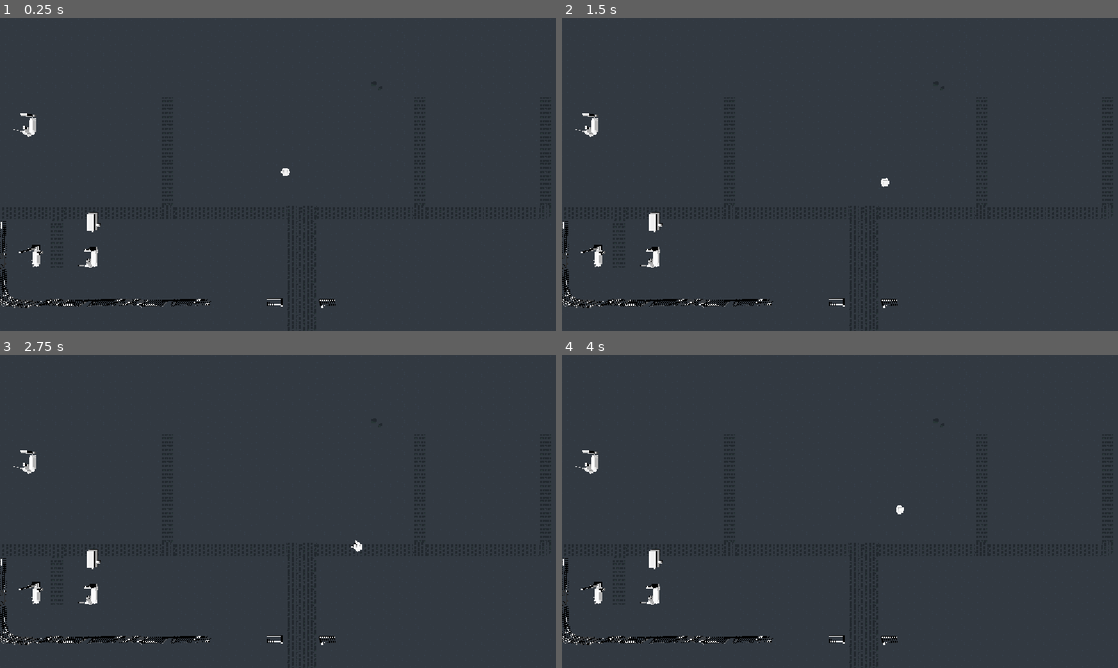
Above: before the commit, frames 1-4 (two rows, left to right).
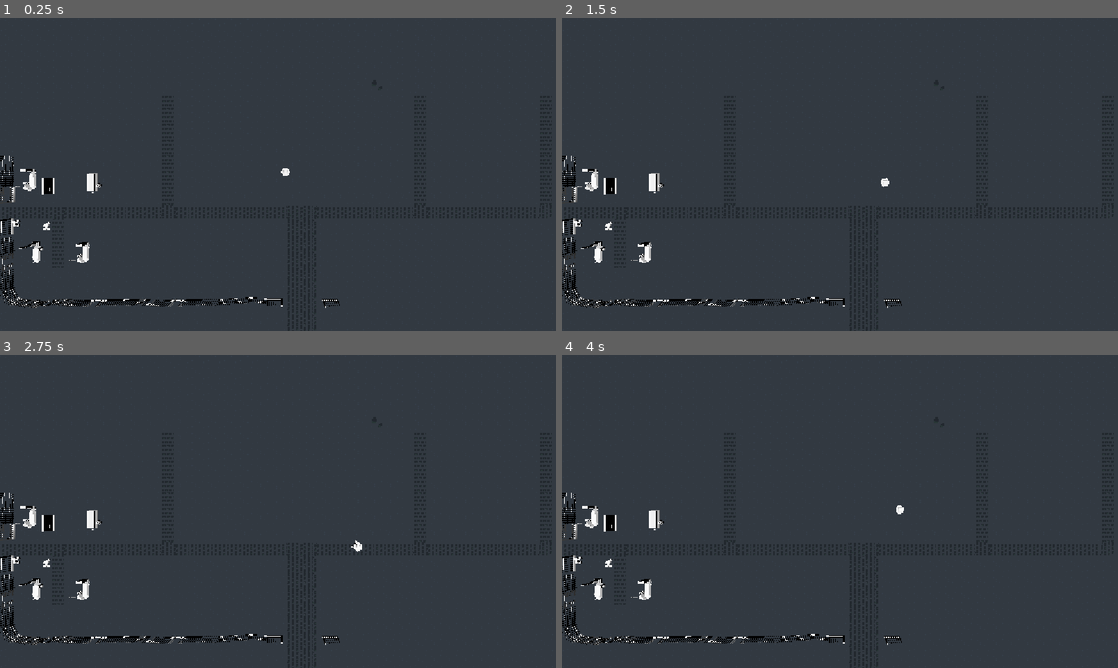
Above: after the commit, the same moments.

Repository: Hammster/GameJam-Oct-2026
Game: Godot game, scene res://Game.tscn
The game is run twice, just before and just after one commit, with the same random seed, the same clock (stepped at 60 frames per second) and the same inputs.
Inputs:
- Up to frame 1 (0.25 s): no input
- Up to frame 2 (1.5 s): tap Enter at 0.5 s; hold D (move_right) 0.53-1.28 s; hold S (move_back) from 1.28 s (still down)
- Up to frame 3 (2.75 s): tap Space at 2 s; release S (move_back) at 2.03 s; hold D (move_right) from 2.03 s (still down)
- Up to frame 4 (4 s): release D (move_right) at 2.78 s; hold W (move_forward) 2.78-3.53 s; hold A (move_left) from 3.53 s (still down)

The runs differ from the first frame. In frame 1, 2.1% of the frame differs, in the area x 0-62%, y 30-93%; in frame 2, 2.1%; in frame 3, 2.1%; in frame 4, 2.1%.

Commit message:
WIP: graveyard scene

Diff:
--- a/Graveyard.tscn
+++ b/Graveyard.tscn
@@ -8,77 +8,118 @@
 [ext_resource type="PackedScene" uid="uid://dlqi0dviy3xwv" path="res://Grave_1.tscn" id="6_cjae6"]
 [ext_resource type="PackedScene" uid="uid://bn8rugd06m8ty" path="res://Grave_3.tscn" id="7_ytjh1"]
 [ext_resource type="PackedScene" uid="uid://d0jut4gwmdv82" path="res://Grave_4.tscn" id="8_nndg0"]
+[ext_resource type="PackedScene" uid="uid://c3tsqqhkbpe3x" path="res://Crypt.tscn" id="9_ytjh1"]
+[ext_resource type="PackedScene" uid="uid://b41jyplfk65uj" path="res://Grave_5.tscn" id="10_8ieq5"]
+[ext_resource type="PackedScene" uid="uid://yfmlkwsw0s0o" path="res://Assets/debris-wood.fbx" id="11_os2k2"]
+[ext_resource type="PackedScene" uid="uid://b41mqxpxq3huw" path="res://Assets/debris.fbx" id="12_6i5qi"]
+[ext_resource type="PackedScene" uid="uid://b6egyddr7lfyn" path="res://Assets/brick-wall.fbx" id="13_n5ojv"]
 
 [node name="Graveyard" type="Node3D" unique_id=1040692397]
 
 [node name="AuxScene" parent="." unique_id=1932068332 instance=ExtResource("1_b58pn")]
-transform = Transform3D(1, 0, 0, 0, 1, 0, 0, 0, 1, 0.10541296, 0, -0.004836321)
+transform = Transform3D(1, 0, 0, 0, 1, 0, 0, 0, 1, 0.122154236, -0.002711773, -0.012003183)
 
 [node name="iron-fence-curve" parent="AuxScene" unique_id=11159713 instance=ExtResource("4_nung2")]
-transform = Transform3D(0.026683815, 0, 0.9996439, 0, 1, 0, -0.9996439, 0, 0.026683815, -17.28681, 9.536743e-07, 7.5630245)
+transform = Transform3D(0.026683815, 0, 0.9996439, 0, 1, 0, -0.9996439, 0, 0.026683815, -16.824112, 9.536743e-07, 7.5630245)
 
 [node name="iron-fence" parent="AuxScene" unique_id=550066610 instance=ExtResource("5_t00lh")]
-transform = Transform3D(0.9961442, 0, -0.08773118, 0, 1, 0, 0.08773118, 0, 0.9961442, -16.301207, 0, 8.519047)
+transform = Transform3D(0.9961442, 0, -0.08773118, 0, 1, 0, 0.08773118, 0, 0.9961442, -15.83851, 0, 8.519047)
 
 [node name="iron-fence-damaged" parent="AuxScene" unique_id=1775029574 instance=ExtResource("6_8ieq5")]
-transform = Transform3D(0.99301714, 0, 0.11797087, 0, 1, 0, -0.11797087, 0, 0.99301714, -15.224886, 0, 8.507126)
+transform = Transform3D(0.99301714, 0, 0.11797087, 0, 1, 0, -0.11797087, 0, 0.99301714, -14.762187, 0, 8.507126)
 
 [node name="iron-fence-damaged3" parent="AuxScene" unique_id=1192912414 instance=ExtResource("6_8ieq5")]
-transform = Transform3D(0.04127577, 0, 0.9991478, 0, 1, 0, -0.9991478, 0, 0.04127577, -17.28591, 9.536743e-07, 5.5220766)
+transform = Transform3D(0.04127577, 0, 0.9991478, 0, 1, 0, -0.9991478, 0, 0.04127577, -16.823212, 9.536743e-07, 5.5220766)
 
 [node name="iron-fence2" parent="AuxScene" unique_id=1838358865 instance=ExtResource("5_t00lh")]
-transform = Transform3D(0.995925, 0, -0.09018545, 0, 1, 0, 0.09018545, 0, 0.995925, -14.29361, -0.0837574, 8.460426)
+transform = Transform3D(0.995925, 0, -0.09018545, 0, 1, 0, 0.09018545, 0, 0.995925, -13.830911, -0.0837574, 8.460426)
 
 [node name="iron-fence4" parent="AuxScene" unique_id=1331057546 instance=ExtResource("5_t00lh")]
-transform = Transform3D(0.9998026, 0, 0.019869246, 0, 1, 0, -0.019869246, 0, 0.9998026, -13.246981, 0, 8.495374)
+transform = Transform3D(0.9998026, 0, 0.019869246, 0, 1, 0, -0.019869246, 0, 0.9998026, -12.784282, 0, 8.495374)
 
 [node name="iron-fence-damaged2" parent="AuxScene" unique_id=1516953464 instance=ExtResource("6_8ieq5")]
-transform = Transform3D(1, 0, 0, 0, 1, 0, 0, 0, 1, -12.232439, 0, 8.473812)
+transform = Transform3D(1, 0, 0, 0, 1, 0, 0, 0, 1, -11.76974, 0, 8.473812)
 
 [node name="iron-fence5" parent="AuxScene" unique_id=1711767608 instance=ExtResource("5_t00lh")]
-transform = Transform3D(1, 0, 0, 0, 1, 0, 0, 0, 1, -11.239384, -0.0837574, 8.460426)
+transform = Transform3D(1, 0, 0, 0, 1, 0, 0, 0, 1, -10.776685, -0.0837574, 8.460426)
 
 [node name="iron-fence6" parent="AuxScene" unique_id=1450163813 instance=ExtResource("5_t00lh")]
-transform = Transform3D(0.9976649, 0, -0.0682986, 0, 1, 0, 0.0682986, 0, 0.9976649, -10.212688, -0.0837574, 8.460426)
+transform = Transform3D(0.99996495, 0, -0.008371398, 0, 1, 0, 0.008371398, 0, 0.99996495, -9.7499895, -0.0837574, 8.460426)
 
 [node name="iron-fence9" parent="AuxScene" unique_id=438179106 instance=ExtResource("5_t00lh")]
-transform = Transform3D(0.995925, 0, -0.09018545, 0, 1, 0, 0.09018545, 0, 0.995925, -9.276552, -0.0837574, 8.460426)
+transform = Transform3D(0.995925, 0, -0.09018545, 0, 1, 0, 0.09018545, 0, 0.995925, -8.813853, -0.0837574, 8.460426)
 
 [node name="iron-fence10" parent="AuxScene" unique_id=1682134535 instance=ExtResource("5_t00lh")]
-transform = Transform3D(0.9998026, 0, 0.019869246, 0, 1, 0, -0.019869246, 0, 0.9998026, -8.229923, 0, 8.495374)
+transform = Transform3D(0.9998026, 0, 0.019869246, 0, 1, 0, -0.019869246, 0, 0.9998026, -7.767225, 0, 8.495374)
 
 [node name="iron-fence-damaged4" parent="AuxScene" unique_id=1645610179 instance=ExtResource("6_8ieq5")]
-transform = Transform3D(1, 0, 0, 0, 1, 0, 0, 0, 1, -7.215382, 0, 8.473812)
+transform = Transform3D(1, 0, 0, 0, 1, 0, 0, 0, 1, -6.7526836, 0, 8.473812)
 
 [node name="iron-fence11" parent="AuxScene" unique_id=327994981 instance=ExtResource("5_t00lh")]
-transform = Transform3D(1, 0, 0, 0, 1, 0, 0, 0, 1, -6.2223268, -0.0837574, 8.460426)
+transform = Transform3D(1, 0, 0, 0, 1, 0, 0, 0, 1, -5.7596283, -0.0837574, 8.460426)
 
 [node name="iron-fence12" parent="AuxScene" unique_id=952361921 instance=ExtResource("5_t00lh")]
-transform = Transform3D(0.9976649, 0, -0.0682986, 0, 1, 0, 0.0682986, 0, 0.9976649, -5.1956315, -0.0837574, 8.460426)
+transform = Transform3D(0.9999959, 0, 0.0028757155, 0, 1, 0, -0.0028757155, 0, 0.9999959, -4.732933, -0.0837574, 8.48008)
+
+[node name="iron-fence13" parent="AuxScene" unique_id=1314927297 instance=ExtResource("5_t00lh")]
+transform = Transform3D(0.9976649, 0, -0.0682986, 0, 1, 0, 0.0682986, 0, 0.9976649, -1.7329245, -0.06845856, 8.348461)
+
+[node name="iron-fence14" parent="AuxScene" unique_id=1687666247 instance=ExtResource("5_t00lh")]
+transform = Transform3D(0.99736524, 0, 0.072544366, 0, 1, 0, -0.072544366, 0, 0.99736524, -2.6915445, -0.06845856, 8.348461)
+
+[node name="iron-fence15" parent="AuxScene" unique_id=789502967 instance=ExtResource("5_t00lh")]
+transform = Transform3D(0.9970322, 0, 0.07698478, 0, 1, 0, -0.07698478, 0, 0.9970322, -3.7087946, -0.06845808, 8.414238)
 
 [node name="iron-fence3" parent="AuxScene" unique_id=1085703644 instance=ExtResource("5_t00lh")]
-transform = Transform3D(-0.03706719, 0, 0.99931276, 0, 1, 0, -0.99931276, 0, -0.03706719, -17.278208, 0, 6.524332)
+transform = Transform3D(-0.03706719, 0, 0.99931276, 0, 1, 0, -0.99931276, 0, -0.03706719, -16.81551, 0, 6.524332)
 
 [node name="iron-fence7" parent="AuxScene" unique_id=1620776908 instance=ExtResource("5_t00lh")]
-transform = Transform3D(-0.03706719, 0, 0.99931276, 0, 1, 0, -0.99931276, 0, -0.03706719, -17.278208, 0, 4.4546814)
+transform = Transform3D(-0.03706719, 0, 0.99931276, 0, 1, 0, -0.99931276, 0, -0.03706719, -16.81551, 0, 4.4546814)
 
-[node name="iron-fence8" parent="AuxScene" unique_id=794090886 instance=ExtResource("5_t00lh")]
-transform = Transform3D(-0.03706719, 0, 0.99931276, 0, 1, 0, -0.99931276, 0, -0.03706719, -17.301905, 0, 3.46638)
+[node name="iron-fence8" parent="AuxScene" unique_id=845719288 instance=ExtResource("5_t00lh")]
+transform = Transform3D(-0.03706719, 0, 0.99931276, 0, 1, 0, -0.99931276, 0, -0.03706719, -16.81551, 0, 0.30642247)
+
+[node name="iron-fence16" parent="AuxScene" unique_id=1714839379 instance=ExtResource("5_t00lh")]
+transform = Transform3D(-0.03706719, 0, 0.99931276, 0, 1, 0, -0.99931276, 0, -0.03706719, -16.81551, 0, -0.5824373)
 
 [node name="iron-fence-border-column" parent="AuxScene" unique_id=985004364 instance=ExtResource("5_172wu")]
-transform = Transform3D(1, 0, 0, 0, 1, 0, 0, 0, 1, -0.6845341, 0, 8.428334)
+transform = Transform3D(1, 0, 0, 0, 1, 0, 0, 0, 1, -0.7031591, 0, 8.428334)
+
+[node name="iron-fence-border-column3" parent="AuxScene" unique_id=1310899410 instance=ExtResource("5_172wu")]
+transform = Transform3D(-0.010709494, 0, 0.9999427, 0, 1, 0, -0.9999427, 0, -0.010709494, -16.872532, 4.7683716e-07, 3.330577)
+
+[node name="iron-fence-border-column4" parent="AuxScene" unique_id=270699027 instance=ExtResource("5_172wu")]
+transform = Transform3D(-0.06357248, 0, -0.9979774, 0, 1, 0, 0.9979774, 0, -0.06357248, -17.699715, 4.7683716e-07, 1.3236108)
 
 [node name="iron-fence-border-column2" parent="AuxScene" unique_id=1405853434 instance=ExtResource("5_172wu")]
-transform = Transform3D(-0.9999397, 0, -0.010985718, 0, 1, 0, 0.010985718, 0, -0.9999397, 2.5807831, 0, 7.5848637)
+transform = Transform3D(-0.9999397, 0, -0.010985718, 0, 1, 0, 0.010985718, 0, -0.9999397, 2.7936757, 0, 7.5848637)
 
 [node name="Node3D" parent="AuxScene" unique_id=1454846586 instance=ExtResource("6_cjae6")]
-transform = Transform3D(1, 0, 0, 0, 1, 0, 0, 0, 1, -15.879444, -4.7683716e-07, 5.323988)
+transform = Transform3D(1, 0, 0, 0, 1, 0, 0, 0, 1, -15.879444, -4.7683716e-07, 5.0977335)
 
 [node name="Node3D2" parent="AuxScene" unique_id=1072423849 instance=ExtResource("7_ytjh1")]
-transform = Transform3D(1, 0, 0, 0, 1, 0, 0, 0, 1, -12.182373, 0, 5.3662252)
+transform = Transform3D(1, 0, 0, 0, 1, 0, 0, 0, 1, -12.729744, 0, 5.065177)
 
 [node name="Node3D3" parent="AuxScene" unique_id=2095993291 instance=ExtResource("8_nndg0")]
-transform = Transform3D(1, 0, 0, 0, 1, 0, 0, 0, 1, -12.213564, -4.7683716e-07, 2.9217274)
+transform = Transform3D(1, 0, 0, 0, 1, 0, 0, 0, 1, -12.213564, -4.7683716e-07, 0.44061208)
 
 [node name="Node3D4" parent="AuxScene" unique_id=569376212 instance=ExtResource("7_ytjh1")]
-transform = Transform3D(1, 0, 0, 0, 1, 0, 0, 0, 1, -16.105413, 0, -2.9951637)
+transform = Transform3D(0.9989314, 0, 0.04621749, 0, 1, 0, -0.04621749, 0, 0.9989314, -16.105413, 0, 0.46390176)
+
+[node name="Node3D" parent="." unique_id=1633184306 instance=ExtResource("9_ytjh1")]
+transform = Transform3D(1, 0, 0, 0, 1, 0, 0, 0, 1, 0.96294355, 0.64488935, -1.0818253)
+
+[node name="Node3D2" parent="." unique_id=382707308 instance=ExtResource("10_8ieq5")]
+transform = Transform3D(1, 0, 0, 0, 1, 0, 0, 0, 1, -11, 0, 5)
+
+[node name="Node3D3" parent="." unique_id=1792789504 instance=ExtResource("10_8ieq5")]
+transform = Transform3D(1, 0, 0, 0, 1, 0, 0, 0, 1, -10, 0, 5)
+
+[node name="debris-wood" parent="." unique_id=1514697551 instance=ExtResource("11_os2k2")]
+transform = Transform3D(1, 0, 0, 0, 1, 0, 0, 0, 1, -15.056524, 4.7683716e-07, 3.3450828)
+
+[node name="debris" parent="." unique_id=941905209 instance=ExtResource("12_6i5qi")]
+transform = Transform3D(1, 0, 0, 0, 1, 0, 0, 0, 1, -16.933851, 0, 3.181222)
+
+[node name="brick-wall" parent="." unique_id=253342937 instance=ExtResource("13_n5ojv")]
+transform = Transform3D(-0.0055445586, 0, 0.9999846, 0, 1, 0, -0.9999846, 0, -0.0055445586, -14.192739, -4.7683716e-07, 0.7781277)
